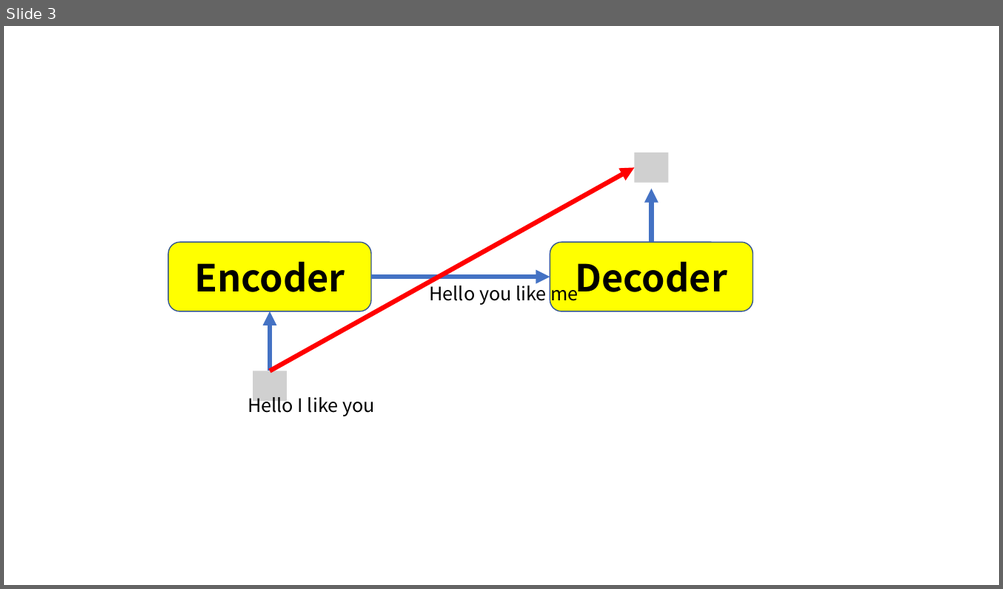
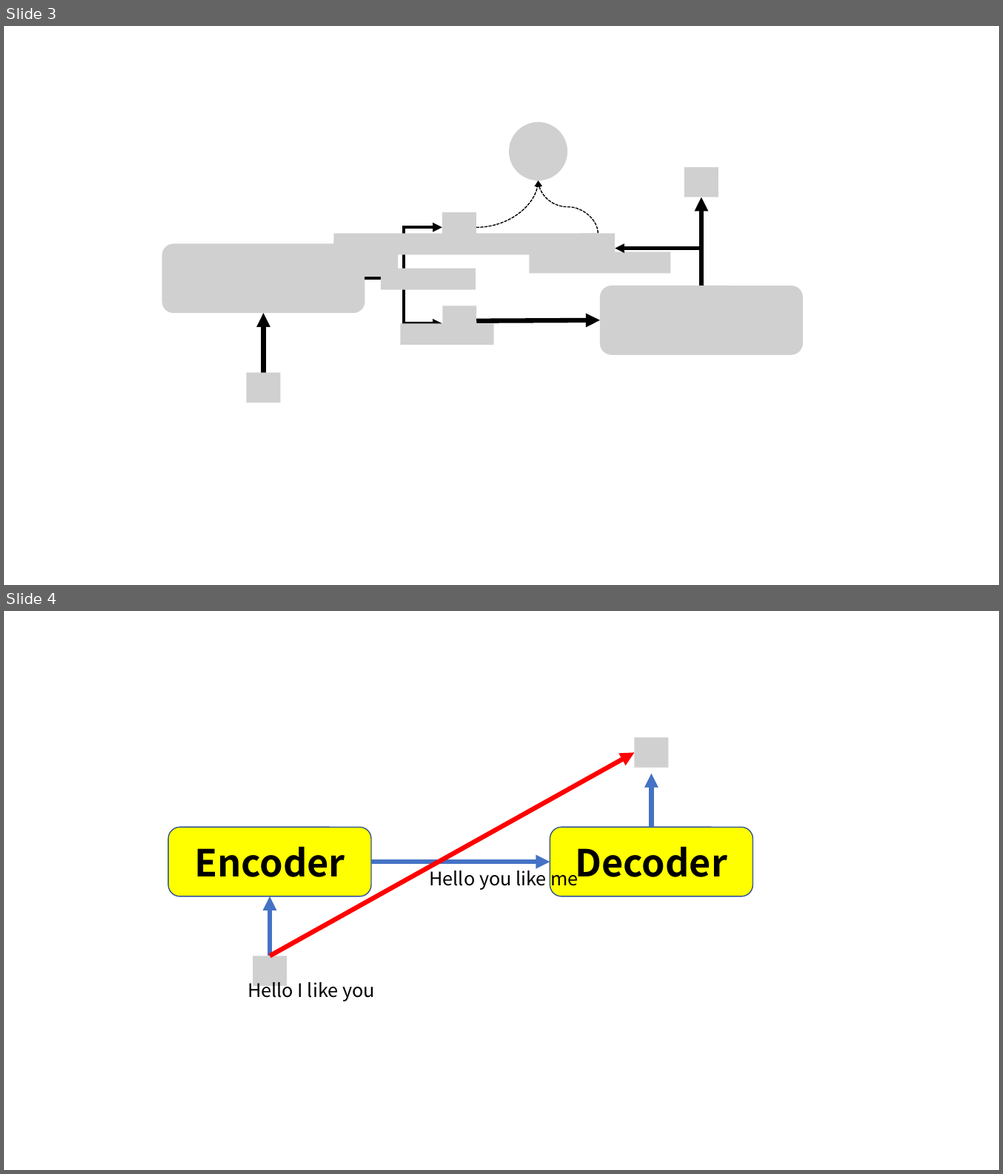
Before and after one commit to fxnnxc/text_summarization, a slide deck: docs/models.pptx. Shown one above the other, each under a label of ours: slide 3 before the commit, slides 3 and 4 after it. The pictures are 1003x589 and 1003x1174 pixels, drawn with LibreOffice and Linux fonts; fonts in the diff are those of the drawing; grey boxes stand for pictures. Boxes give left, top, right and bottom in pixels: in the first picture for what was removed or moved away, otherwise in the second. Text is boxed around its words. In the diff, an @@ line names an element or a change of style, - is before the commit and + after.

```diff
--- a/docs/models.pptx
+++ b/docs/models.pptx
@@ slide 3 added at bbox=[4, 26, 999, 585], background #FFFFFF @@
@@ picture added at bbox=[509, 122, 567, 181] @@
@@ curved arrow added from (476, 227) to (538, 181), #000000 1 pt dashed @@
@@ curved arrow added from (598, 233) to (538, 181), #000000 1 pt dashed @@
@@ picture added at bbox=[685, 167, 719, 197] @@
@@ arrow added from (702, 286) to (702, 198), #000000 4.5 pt @@
@@ picture added at bbox=[442, 212, 476, 242] @@
@@ picture added at bbox=[162, 244, 365, 313] @@
@@ picture added at bbox=[334, 233, 598, 255] @@
@@ elbow arrow added from (365, 279) to (442, 227), #000000 3 pt @@
@@ picture added at bbox=[580, 233, 615, 264] @@
@@ picture added at bbox=[364, 249, 398, 279] @@
@@ picture added at bbox=[381, 269, 475, 290] @@
@@ picture added at bbox=[529, 252, 670, 274] @@
@@ elbow arrow added from (702, 286) to (615, 248), #000000 3 pt @@
@@ elbow arrow added from (365, 279) to (442, 323), #000000 3 pt @@
@@ picture added at bbox=[600, 286, 803, 355] @@
@@ arrow added from (264, 373) to (264, 313), #000000 4.5 pt @@
@@ picture added at bbox=[443, 306, 477, 335] @@
@@ picture added at bbox=[400, 323, 493, 346] @@
@@ arrow added from (476, 321) to (600, 321), #000000 4.5 pt @@
@@ picture added at bbox=[247, 373, 281, 403] @@
@@ what was slide 3 is now slide 4 @@
```
Also in this commit, not shown: 2 other files.
